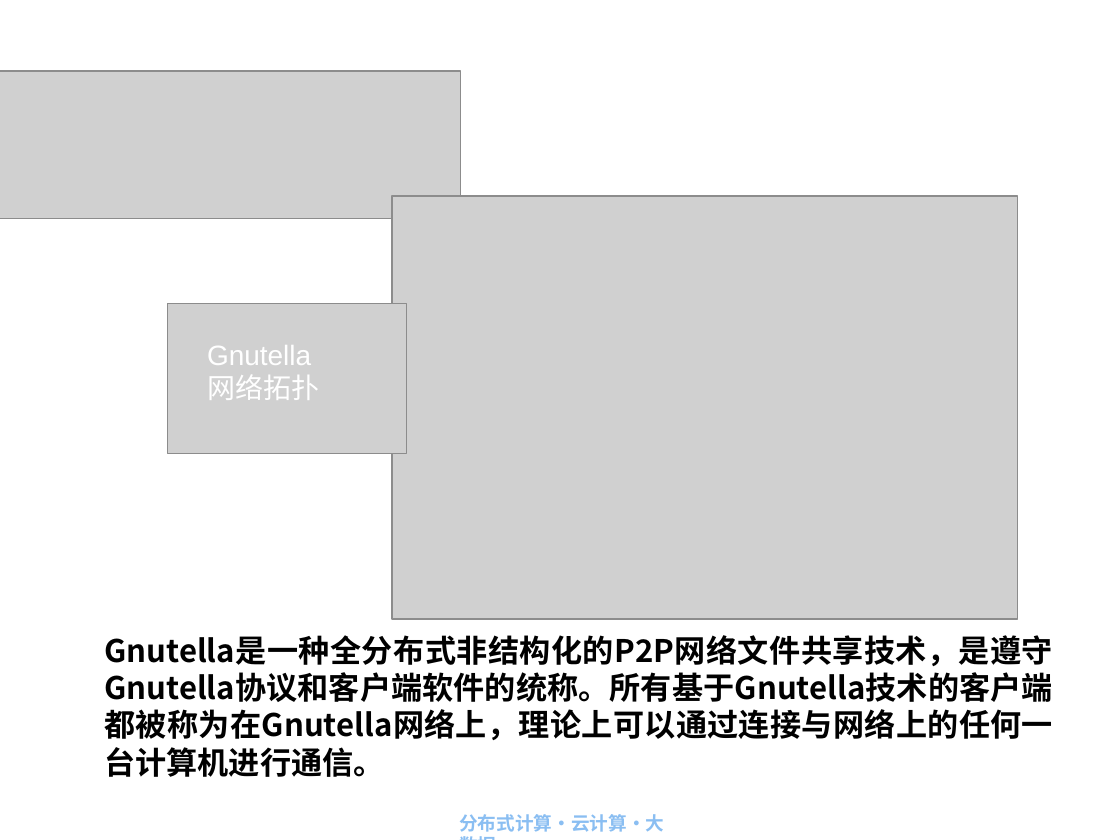
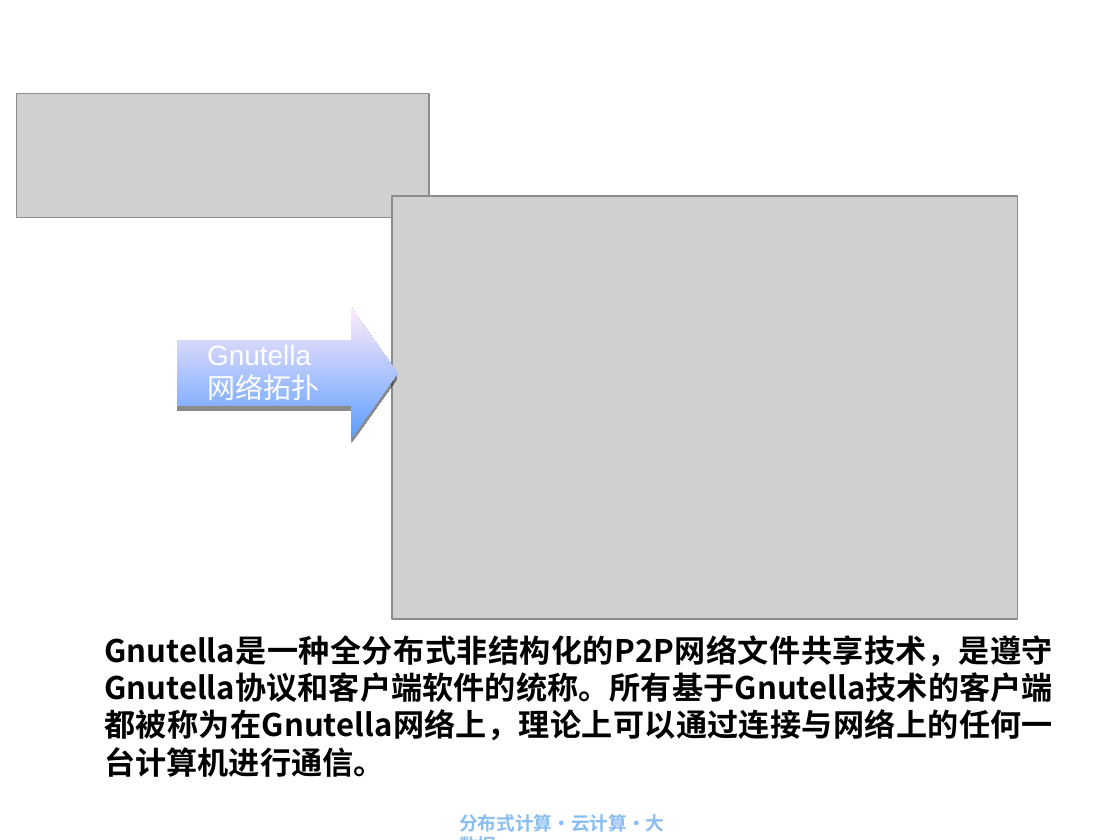
Before and after one commit to IACJ/java-DistributedComputing, a slide deck: slide 20 of ppt/第6章 P2P原理与实践.ppt. Drawn at 1120x840 pixels with LibreOffice and Linux fonts; fonts in the diff are those of the drawing; grey boxes stand for pictures; background and template pictures are left out. Boxes give left, top, right and bottom in pixels: in the first picture for what was removed or moved away, otherwise in the second. Text is boxed around its words. In the diff, an @@ line names an element or a change of style, - is before the commit and + after.

```diff
--- a/ppt/第6章 P2P原理与实践.ppt
+++ b/ppt/第6章 P2P原理与实践.ppt
@@ picture resized from (x1=0, y1=71, x2=460, y2=218) to (x1=17, y1=93, x2=429, y2=217) @@
@@ picture removed at (x1=167, y1=304, x2=407, y2=454) @@
@@ right arrow added at (x1=177, y1=308, x2=398, y2=439), fill gradient #5E9EFF to #FFEBFA @@
```
Also in this commit, not shown: 18 other slides changed, 46 other files.
